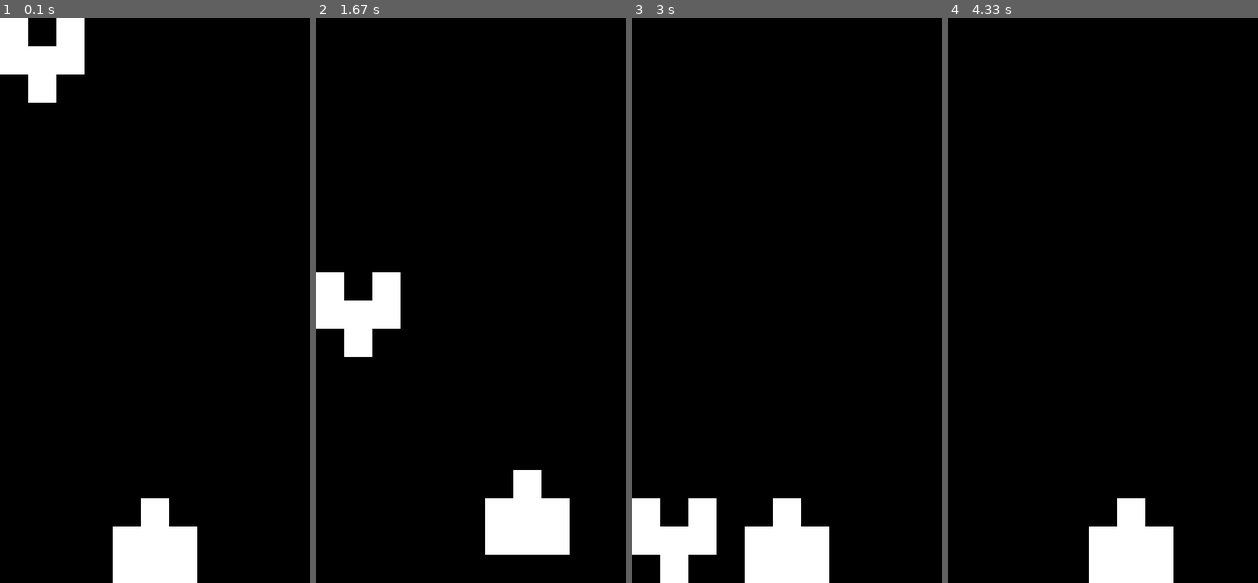
Above: before the commit, frames 1-4 (left to right).
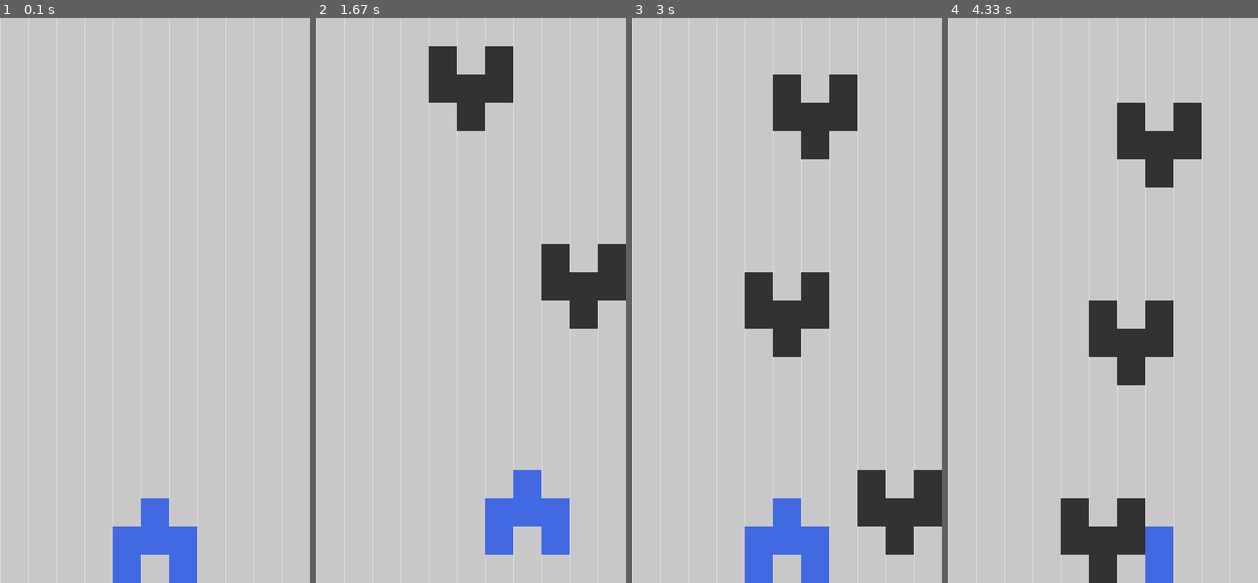
Above: after the commit, the same moments.

Repository: BigShuang/simple-brick-games-by-pygame
Game: pygame game, started from tank_shooter.py
Two runs of this game, one before a commit and one after it. Both use one fixed random seed, a clock stepped at 60 frames per second and the inputs below.
Inputs:
- Up to frame 1 (0.1 s): no input
- Up to frame 2 (1.67 s): hold Right 0.33-0.8 s; hold Up 0.83-1.13 s; hold Right 1.17-1.63 s
- Up to frame 3 (3 s): hold Left 1.67-2.2 s; hold Down 2.23-2.53 s; hold Left 2.57-2.97 s
- Up to frame 4 (4.33 s): hold Up 3-3.37 s; hold Right 3.4-4.03 s; hold Down from 4.07 s (still down)

The runs differ from the first frame. In frame 1, 100% of the frame differs, in the area x 0-100%, y 0-100%; in frame 2, 100%; in frame 3, 100%; in frame 4, 100%.

Commit message:
step 3: manage enemy, generate and clear. Beautify the style and color.

Diff:
--- a/tank_shooter.py
+++ b/tank_shooter.py
@@ -1,6 +1,7 @@
 import pygame
 import sys
 import time
+import random
 
 C, R = 11, 20
 CELL_SIZE = 40
@@ -11,19 +12,19 @@
 WIN_WIDTH = CELL_SIZE * C  # 窗口宽度
 WIN_HEIGHT = CELL_SIZE * R  # 窗口高度
 
-COLOR_1 = (255, 255, 255)
-
-TANK_GRID = [
-    [0, 1, 0],
-    [1, 1, 1],
-    [1, 1, 1],
-]
+COLORS = {
+    "bg": (200, 200, 200),
+    "player": (65, 105, 225),  # RoyalBlue
+    "enemy": (50, 50, 50),
+    "line": (225, 225, 225)
+}
+
 
 TANKS = {
     "player": [
         [0, 1, 0],
         [1, 1, 1],
-        [1, 1, 1],
+        [1, 0, 1],
     ],
     "enemy": [
         [1, 0, 1],
@@ -40,7 +41,7 @@
 
 
 class Block(pygame.sprite.Sprite):
-    def __init__(self, c, r):
+    def __init__(self, c, r, color="bg"):
         super().__init__()
 
         self.cr = [c, r]
@@ -48,7 +49,7 @@
         self.y = r * CELL_SIZE
 
         self.image  = pygame.Surface((CELL_SIZE, CELL_SIZE))
-        self.image.fill(COLOR_1)
+        self.image.fill(COLORS[color])
         # points = []
         # pygame.draw.polygon(self.image, COLOR_1, points)
 
@@ -110,14 +111,12 @@
         super().__init__()
 
         self.kind = tank_kind
-        # self.cr = [0, 0]
 
         for ri, row in enumerate(TANKS[self.kind]):
             for ci, cell in enumerate(row):
                 if cell == 1:
-                    block = Block(c+ci, r+ri)
+                    block = Block(c+ci, r+ri, tank_kind)
                     self.add(block)
-
 
     def move(self, direction=""):
         if all(block.check_move(direction) for block in self.sprites()):
@@ -131,17 +130,45 @@
         return all(block.is_out() for block in self.sprites())
 
 
+class EnemyManager():
+    def __init__(self):
+        self.enemies = []
+
+        self.move_count = 0
+
+    def gen_new_enemies(self):
+        if self.move_count % (2 * len(TANKS["enemy"]) + 1) == 1:
+            ec = random.randint(1, C - len(TANKS["enemy"][0]))
+            enemy = Tank(ec, 0, "enemy")
+
+            self.enemies.append(enemy)
+
+    def move(self):
+        to_delete = []
+        for i, enemy in enumerate(self.enemies):
+            enemy.free_move("DOWN")
+            if enemy.is_out():
+                to_delete.append(i)
+
+        for di in to_delete[::-1]:  # 倒着按序号来删除
+            self.enemies.pop(di)
+
+        self.move_count += 1
+
+        self.gen_new_enemies()
+
+    def draw(self, master):
+        for enemy in self.enemies:
+            enemy.draw(master)
+
+
 bottom_center_c = (C - len(TANKS["player"][0])) // 2
 bottom_center_r = R - len(TANKS["player"])
 player_tank = Tank(bottom_center_c, bottom_center_r, "player")
 
-enemies = []
-
-enemy1 = Tank(0, 0, "enemy")
-
-enemies.append(enemy1)
 time_count = 0
-last_time = int(time.time())
+
+emg = EnemyManager()
 
 while True:
     # 获取所有事件
@@ -162,24 +189,19 @@
                 player_tank.move("DOWN")
 
     if (time_count + 1) % MOVE_SPACE == 0:
-        to_delete = []
-        for i, enemy in enumerate(enemies):
-            enemy.free_move("DOWN")
-            if enemy.is_out():
-                to_delete.append(i)
-
-        for di in to_delete[::-1]:  # 倒着按序号来删除
-            enemies.pop(di)
-
+        emg.move()
 
     clock.tick(FPS) # 控制循环刷新频率,每秒刷新FPS对应的值的次数
     time_count += 1
 
     # Fill the screen with black
-    win.fill((0, 0, 0))
+    win.fill(COLORS["bg"])
+    for ci in range(C):
+        cx = CELL_SIZE * ci
+        pygame.draw.line(win, COLORS["line"], (cx, 0), (cx, R * CELL_SIZE))
 
     # Draw the player on the screen
     player_tank.draw(win)
-    enemy1.draw(win)
+    emg.draw(win)
 
     pygame.display.update()
